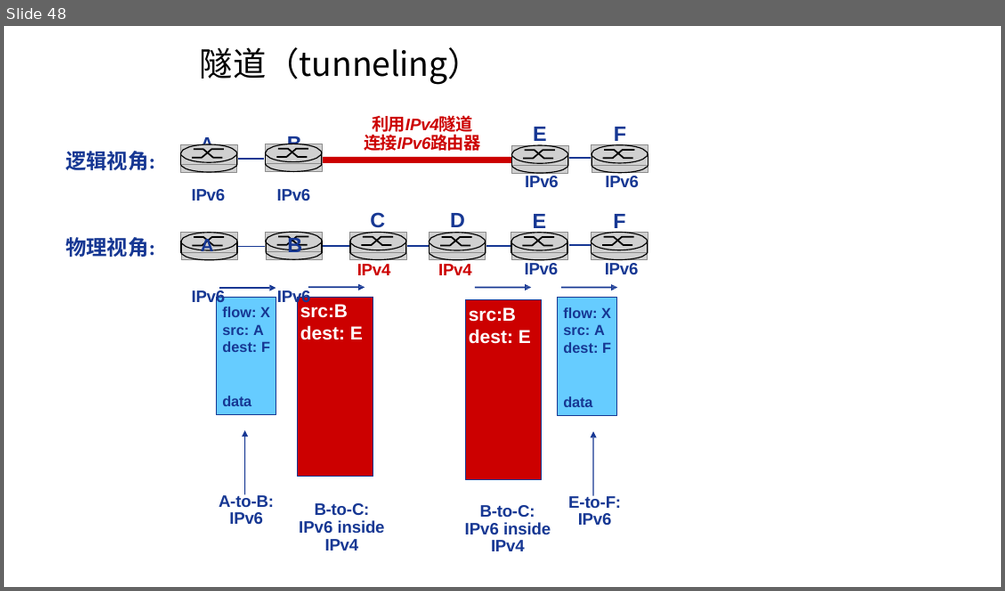
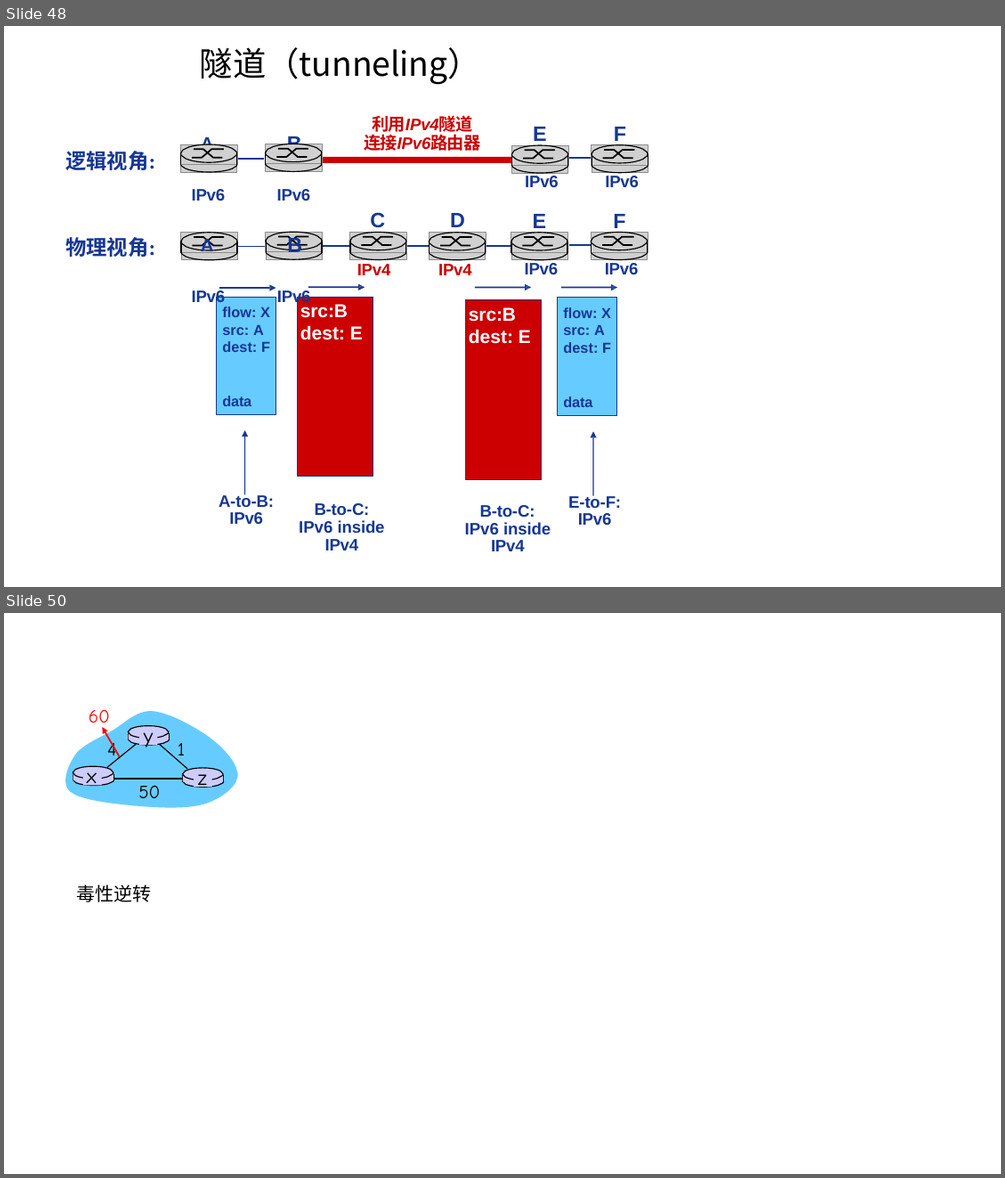
Before and after one commit to guofei9987/a, a slide deck: computer/network/计算机网络-素材.pptx. Shown one above the other, each under a label of ours: slide 48 before the commit, slides 48 and 50 after it; the slides between them are not shown. The pictures are 1005x591 and 1005x1178 pixels, drawn with LibreOffice and Linux fonts; fonts in the diff are those of the drawing; grey boxes stand for pictures; background and template pictures are left out. Boxes give left, top, right and bottom in pixels: in the first picture for what was removed or moved away, otherwise in the second. Text is boxed around its words. In the diff, an @@ line names an element or a change of style, - is before the commit and + after.

```diff
--- a/computer/network/计算机网络-素材.pptx
+++ b/computer/network/计算机网络-素材.pptx
@@ slide 50 added at (4, 613, 1001, 1174), background #FFFFFF @@
@@ group added at (65, 709, 237, 807): 18 freeform shapes, 5 texts @@
+z
+1
+50
+y
+60
+4
+x
@@ text added at (76, 884, 151, 902), 18 pt, text #000000 @@
+毒性逆转
```
Also in this commit, not shown: 1 other slide added, 2 slides removed, 15 other files.
